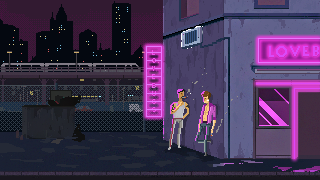
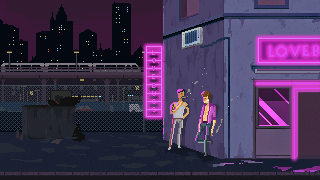
The second 320×180 image is a revision of the first. Changes to its layers:
renamed "ehover" to "hover", showed it, moved it above "idle" over box(182, 27, 203, 49)
removed layer "clickarea" from group "act clickme()" over box(182, 27, 203, 49)
renamed "eidle" to "idle", showed it over box(182, 27, 203, 49)
removed layer "idle" (in "tag(background)" › "act clickme()") from group "act clickme()" over box(181, 26, 203, 49)
